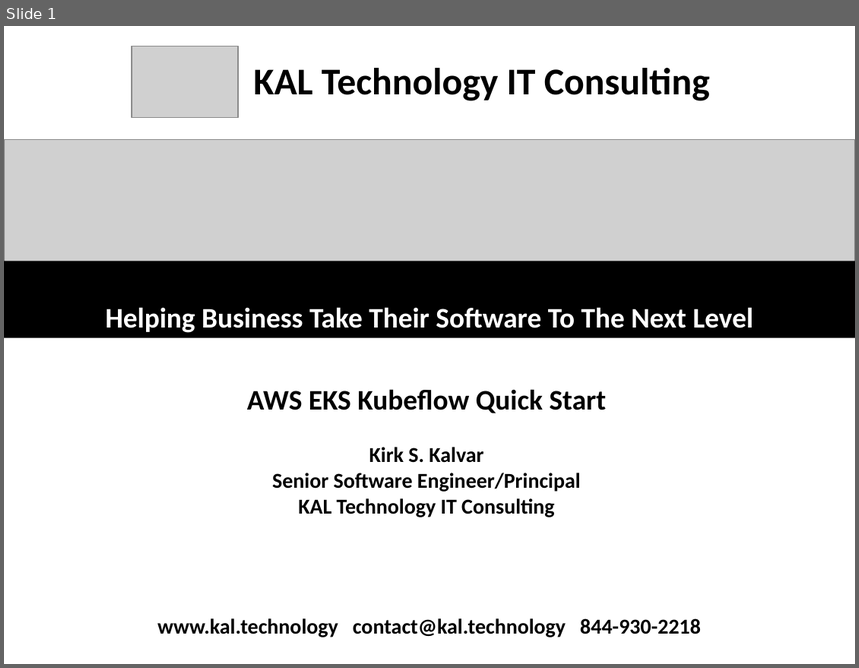
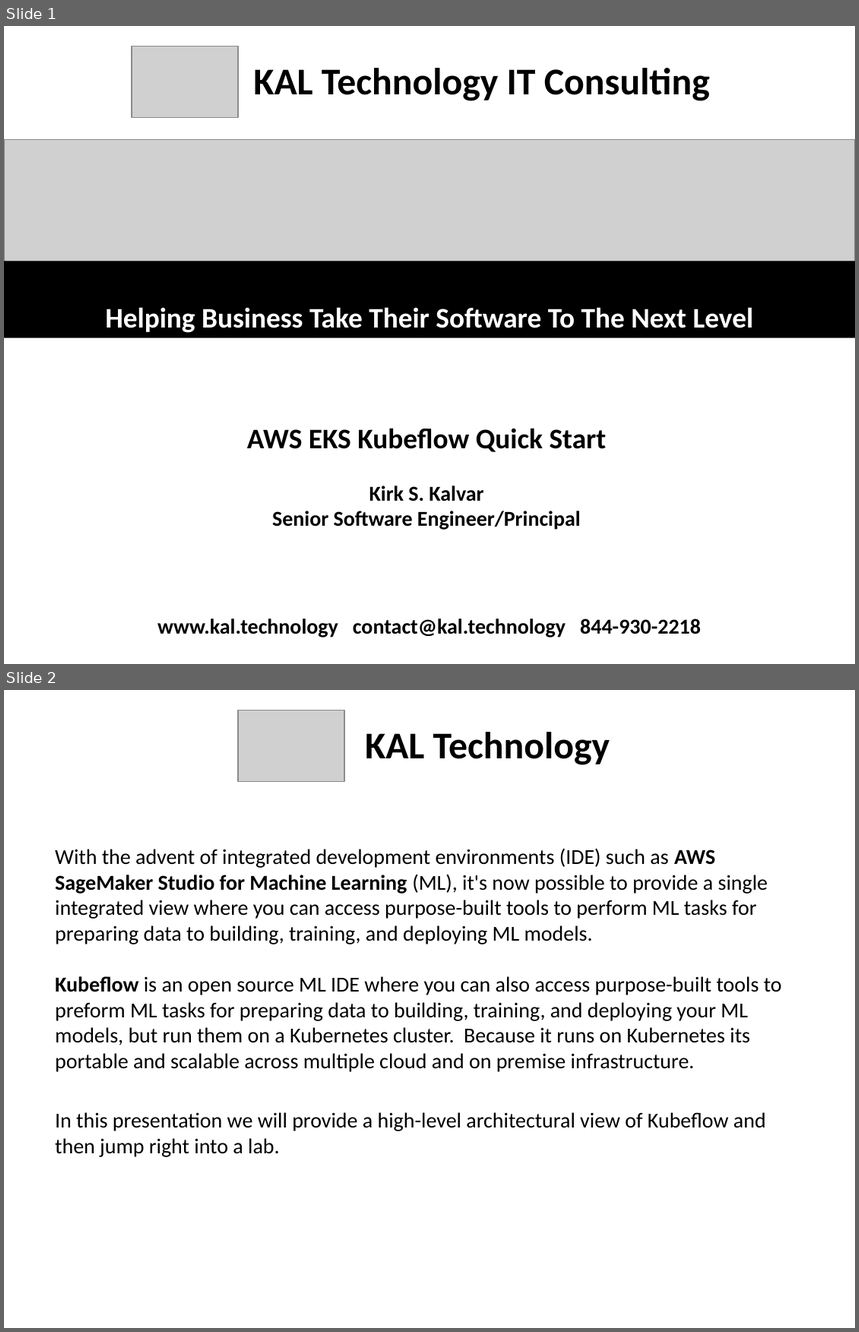
Before and after one commit to kskalvar/aws-eks-kubeflow-quickstart, a slide deck: slides/AWS EKS Kubeflow Quickstart.pptx. Shown one above the other, each under a label of ours: slide 1 before the commit, slides 1 and 2 after it. The pictures are 859x668 and 859x1332 pixels, drawn with LibreOffice and Linux fonts; fonts in the diff are those of the drawing; grey boxes stand for pictures. Boxes give left, top, right and bottom in pixels: in the first picture for what was removed or moved away, otherwise in the second. Text is boxed around its words. In the diff, an @@ line names an element or a change of style, - is before the commit and + after.

```diff
--- a/slides/AWS EKS Kubeflow Quickstart.pptx
+++ b/slides/AWS EKS Kubeflow Quickstart.pptx
@@ slide 2 added at (4,690,855,1328), background #FFFFFF @@
@@ picture added at (238,711,344,781) @@
@@ text added at (365,732,610,765), 32 pt, text #000000, bold @@
+KAL Technology
@@ text added at (55,848,782,1157), 18 pt, text #000000 @@
+With the advent of integrated development environments (IDE) such as AWS SageMaker Studio for Machine Learning (ML), it's now possible to provide a single integrated view where you can access purpose-built tools to perform ML tasks for preparing data to building, training, and deploying ML models.
+Kubeflow is an open source ML IDE where you can also access purpose-built tools to preform ML tasks for preparing data to building, training, and deploying your ML models, but run them on a Kubernetes cluster. Because it runs on Kubernetes its portable and scalable across multiple cloud and on premise infrastructure.
+In this presentation we will provide a high-level architectural view of Kubeflow and then jump right into a lab.
@@ slide 1 changed as well @@
@@ text "AWS EKS Kubeflow Quick Start": place and size @@
-text "AWS EKS Kubeflow Quick Start" at (247,389,607,518)
+text "AWS EKS Kubeflow Quick Start" at (247,428,607,530)
@@ text at (298,499,555,518): paragraph removed @@
-KAL Technology IT Consulting
```
Also in this commit, not shown: 2 other slides changed, 3 other slides added.
